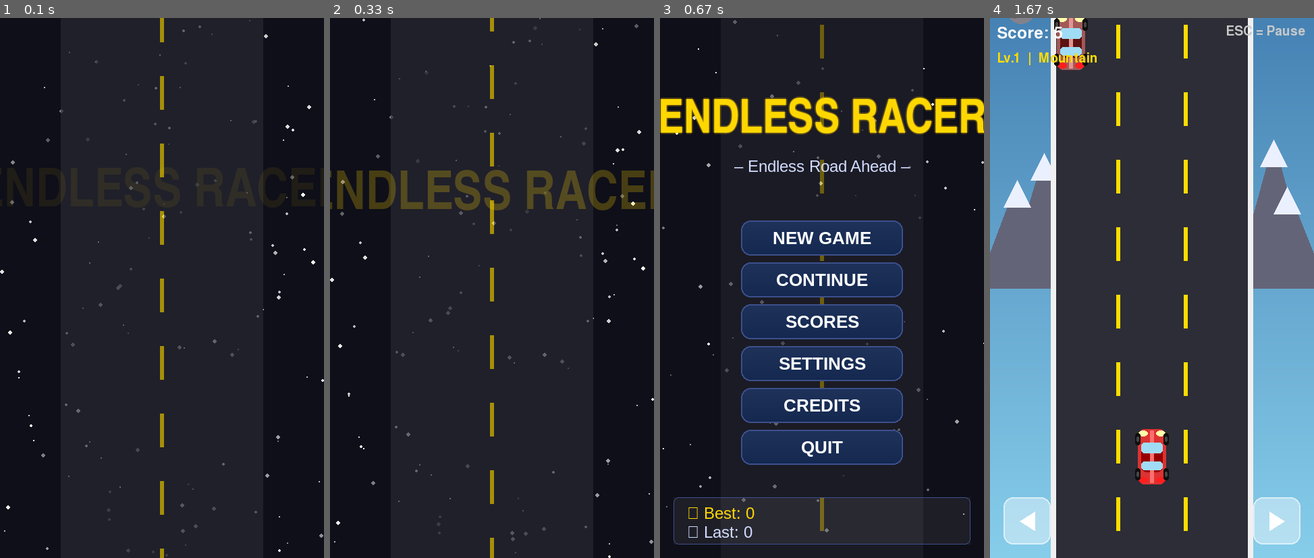
Above: before the commit, frames 1-4 (left to right).
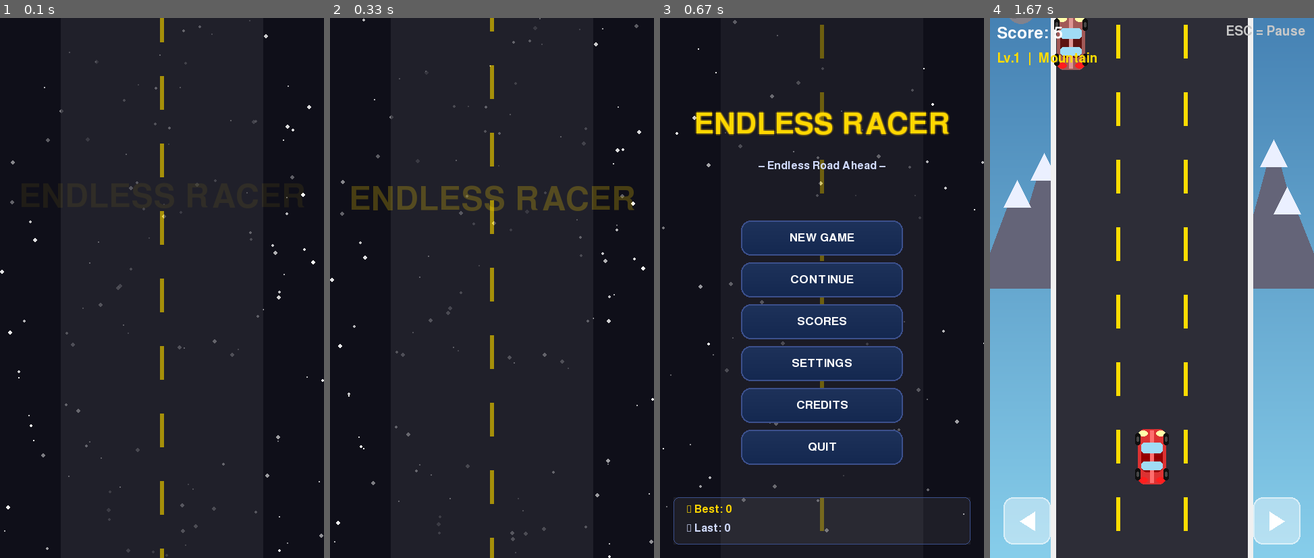
Above: after the commit, the same moments.

Repository: Manav1918/Endless-racer
Game: pygame game, started from main.py
Two runs of this game, one before a commit and one after it. Both use one fixed random seed, a clock stepped at 60 frames per second and the inputs below.
Inputs (mouse positions are in pixels of both pictures, inside the frame that each line leads up to):
- Up to frame 1 (0.1 s): no input
- Up to frame 2 (0.33 s): no input
- Up to frame 3 (0.67 s): tap Ac Back at 0.33 s
- Up to frame 4 (1.67 s): press the mouse at (1152, 277) at 0.7 s; move the mouse to (1093, 363) at 0.8 s; release the mouse at (1038, 444) at 0.93 s; tap Ac Back at 1 s; press the mouse at (1152, 250) at 1.37 s; move the mouse to (1119, 223) at 1.47 s; release the mouse at (1083, 201) at 1.6 s

The runs differ from the first frame. In frame 2, 3.5% of the frame differs, in the area x 0-100%, y 28-36%; in frame 3, 7.7%, in the area x 0-100%, y 14-97%; in frame 4, nothing differs.

Commit message:
Fix: Final robustness update - fixed fonts, pathing, and added crash logging for Android

Diff:
--- a/audio_manager.py
+++ b/audio_manager.py
@@ -4,7 +4,7 @@
 
 class AudioManager:
     def __init__(self):
-        self.audio_dir = os.path.join(os.path.dirname(__file__), "assets", "audio")
+        self.audio_dir = os.path.join("assets", "audio")
         self._voice_channel = None
         self._music_loaded  = False
         self._initialized   = False
--- a/main.py
+++ b/main.py
@@ -4,29 +4,39 @@
 from game_logic import WIDTH, HEIGHT
 
 def main():
-    pygame.init()
-    # Safely initialize the audio manager after pygame.init()
-    from audio_manager import audio_manager
-    audio_manager.init_mixer()
+    # Crash logging for Android debugging
+    try:
+        pygame.init()
+        # Safely initialize the audio manager after pygame.init()
+        from audio_manager import audio_manager
+        audio_manager.init_mixer()
 
-    screen = pygame.display.set_mode((WIDTH, HEIGHT))
-    pygame.display.set_caption("Endless Racer")
-    clock = pygame.time.Clock()
+        screen = pygame.display.set_mode((WIDTH, HEIGHT))
+        pygame.display.set_caption("Endless Racer")
+        clock = pygame.time.Clock()
 
-    manager = StateManager()
+        manager = StateManager()
 
-    while True:
-        events = pygame.event.get()
-        for event in events:
-            if event.type == pygame.QUIT:
-                pygame.quit()
-                sys.exit()
+        while True:
+            events = pygame.event.get()
+            for event in events:
+                if event.type == pygame.QUIT:
+                    pygame.quit()
+                    sys.exit()
 
-        manager.handle_events(events)
-        manager.update()
-        manager.draw(screen)
-        pygame.display.flip()
-        clock.tick(60)
+            manager.handle_events(events)
+            manager.update()
+            manager.draw(screen)
+            pygame.display.flip()
+            clock.tick(60)
+    except Exception as e:
+        # Write crash log to a place where we can hopefully see it
+        import traceback
+        with open("crash_log.txt", "w") as f:
+            f.write(str(e) + "\n")
+            f.write(traceback.format_exc())
+        pygame.quit()
+        sys.exit()
 
 if __name__ == "__main__":
     main()
--- a/states.py
+++ b/states.py
@@ -40,7 +40,7 @@
         self.text   = text
         self.action = action
         self.hovered = False
-        self.font   = pygame.font.SysFont("Arial", 26, bold=True)
+        self.font   = pygame.font.Font(None, 26)
 
     def draw(self, screen):
         top = BTN_HOVER if self.hovered else BTN_BASE
@@ -111,8 +111,8 @@
         self.logo_bounce = 0.0
         self.road_y = 0.0
         self.car_x  = -80.0
-        self.font_big  = pygame.font.SysFont("Impact", 72)
-        self.font_sub  = pygame.font.SysFont("Arial", 26, bold=True)
+        self.font_big  = pygame.font.Font(None, 72)
+        self.font_sub  = pygame.font.Font(None, 26)
         self.done = False
 
     def update(self):
@@ -184,8 +184,8 @@
         self.stars  = [Star() for _ in range(80)]
         self.timer  = 0
         self.road_y = 0.0
-        self.font_title = pygame.font.SysFont("Impact", 64)
-        self.font_score = pygame.font.SysFont("Arial",  24)
+        self.font_title = pygame.font.Font(None, 64)
+        self.font_score = pygame.font.Font(None,  24)
         self.buttons = [
             Button(WIDTH//2, 300, 240, 52, "NEW GAME",  lambda: self.mgr.change_state("Game")),
             Button(WIDTH//2, 362, 240, 52, "CONTINUE",  lambda: self.mgr.change_state("Game", continue_game=True)),
@@ -256,8 +256,8 @@
     def __init__(self, manager):
         super().__init__(manager)
         self.data = load_data()
-        self.font_t = pygame.font.SysFont("Impact", 52)
-        self.font_n = pygame.font.SysFont("Arial", 28)
+        self.font_t = pygame.font.Font(None, 52)
+        self.font_n = pygame.font.Font(None, 28)
         self.back   = Button(WIDTH//2, HEIGHT-100, 200, 50, "◀  BACK",
                              lambda: self.mgr.change_state("MainMenu"))
 
@@ -290,15 +290,15 @@
 # 4. Credits screen
 # ─────────────────────────────────────────────────────────────
 class CreditsScreen(State):
-    LOGO_PATH = os.path.join(os.path.dirname(__file__), "assets", "images", "logo.png")
+    LOGO_PATH = os.path.join("assets", "images", "logo.png")
 
     def __init__(self, manager):
         super().__init__(manager)
         self.timer  = 0
         self.stars  = [Star() for _ in range(60)]
-        self.font_t = pygame.font.SysFont("Impact", 52)
-        self.font_h = pygame.font.SysFont("Arial",  26, bold=True)
-        self.font_n = pygame.font.SysFont("Arial",  22)
+        self.font_t = pygame.font.Font(None, 52)
+        self.font_h = pygame.font.Font(None, 26)
+        self.font_n = pygame.font.Font(None, 22)
         self.back   = Button(WIDTH//2, HEIGHT - 90, 200, 50, "BACK",
                              lambda: self.mgr.change_state("MainMenu"))
         self.logo = None
@@ -335,7 +335,7 @@
         else:
             pygame.draw.circle(screen, (30, 60, 120), (WIDTH//2, logo_cy), 90)
             pygame.draw.circle(screen, ACCENT,         (WIDTH//2, logo_cy), 90, width=3)
-            fb = pygame.font.SysFont("Impact", 60)
+            fb = pygame.font.Font(None, 60)
             ct = fb.render("CID", True, (220, 50, 50))
             screen.blit(ct, ct.get_rect(center=(WIDTH//2, logo_cy)))
 
@@ -372,8 +372,8 @@
         self.music_vol = data.get("music_vol", 50)
         self.sfx_on    = data.get("sfx_on", True)
 
-        self.font_t = pygame.font.SysFont("Impact", 52)
-        self.font_n = pygame.font.SysFont("Arial",  24)
+        self.font_t = pygame.font.Font(None, 52)
+        self.font_n = pygame.font.Font(None, 24)
         self.back   = Button(WIDTH//2, HEIGHT-100, 200, 50, "BACK",
                              lambda: self.mgr.change_state("MainMenu"))
         self.vol_up = Button(WIDTH//2+80, 290, 60, 44, "+",
@@ -470,7 +470,7 @@
 class PauseMenu(State):
     def __init__(self, manager):
         super().__init__(manager)
-        self.font_t  = pygame.font.SysFont("Impact", 72)
+        self.font_t  = pygame.font.Font(None, 72)
         self.buttons = [
             Button(WIDTH//2, 320, 240, 52, "▶  RESUME",      lambda: self.mgr.change_state("Game", resume=True)),
             Button(WIDTH//2, 390, 240, 52, "🏠  MAIN MENU",  lambda: self.mgr.change_state("MainMenu")),
@@ -501,8 +501,8 @@
         super().__init__(manager)
         self.final_score = final_score
         self.best        = best
-        self.font_t  = pygame.font.SysFont("Impact", 64)
-        self.font_n  = pygame.font.SysFont("Arial",  28)
+        self.font_t  = pygame.font.Font(None, 64)
+        self.font_n  = pygame.font.Font(None, 28)
         self.stars   = [Star() for _ in range(60)]
         self.timer   = 0
         self.buttons = [
--- a/storage.py
+++ b/storage.py
@@ -2,13 +2,17 @@
 import os
 
 def get_save_path():
-    """Return a writable path for the save file, especially for Android."""
-    # Check if we are running on Android
-    if 'ANDROID_ARGUMENT' in os.environ or 'ANDROID_PRIVATE' in os.environ:
-        # Use the internal app storage directory
-        return os.path.join(os.environ.get('PYTHON_SERVICE_ARGUMENT', '.'), "save.json")
-    # Default to local folder for PC
-    return os.path.join(os.path.dirname(__file__), "save.json")
+    """Return a writable path for the save file on Android."""
+    try:
+        # On Android, the private internal storage is the safest place
+        if 'ANDROID_PRIVATE' in os.environ:
+            return os.path.join(os.environ['ANDROID_PRIVATE'], "save.json")
+        if 'PYTHON_SERVICE_ARGUMENT' in os.environ:
+            return os.path.join(os.environ['PYTHON_SERVICE_ARGUMENT'], "save.json")
+    except Exception:
+        pass
+    # Fallback to current directory (usually works in buildozer apps)
+    return "save.json"
 
 SAVE_FILE = get_save_path()
 
Not shown, changed: buildozer.spec
